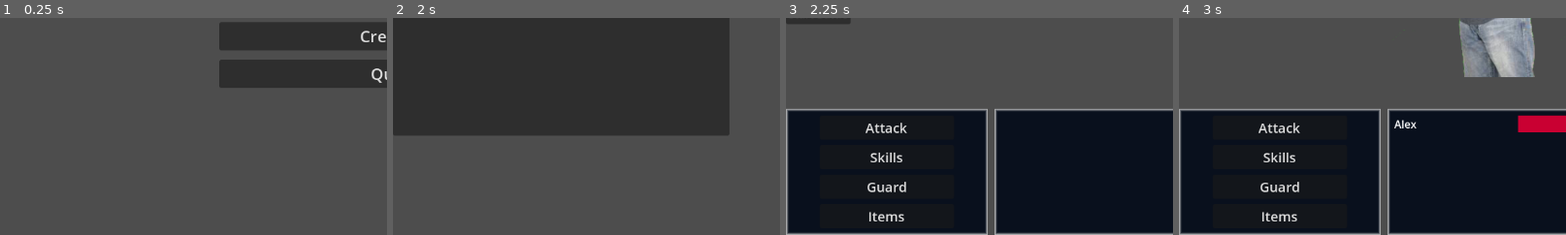
Above: before the commit, frames 1-4 (left to right).
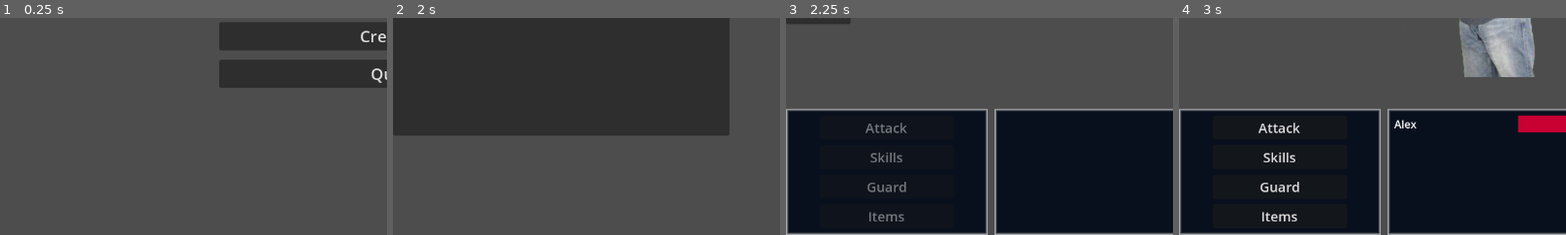
Above: after the commit, the same moments.

Repository: Marv0407/kotstulle-game
Game: Godot game, scene res://scenes/control.tscn
The game is run twice, just before and just after one commit, with the same random seed, the same clock (stepped at 60 frames per second) and the same inputs.
Inputs (mouse positions are % of the whole screen's width and height, from its top left):
- Up to frame 1 (0.25 s): no input
- Up to frame 2 (2 s): click "Start New Game" at 0.5 s; click (12, 7) at 1.27 s; type "Alex" at 1.35 s
- Up to frame 3 (2.25 s): click "Starten" at 2 s
- Up to frame 4 (3 s): click "Start Battle" at 2.75 s
The pictures show only the part of the screen within x 0-50%, y 50-100%; the shares and areas given below are measured in that part.

Frames 1-2 are identical in both runs. In frame 3, 0.9% of the frame differs, in the area x 20-32%, y 48-94%; in frame 4, nothing differs.

Commit message:
Update BattleTest.tscn

Diff:
--- a/scenes/BattleTest.tscn
+++ b/scenes/BattleTest.tscn
@@ -95,24 +95,28 @@
 layout_mode = 2
 size_flags_vertical = 3
 theme_override_font_sizes/font_size = 20
+disabled = true
 text = " Attack "
 
 [node name="SkillsBtn" type="Button" parent="DebugUI/CanvasLayer/PartyMenuContainer/ActionsContainer/ColorRect/VBoxContainer"]
 layout_mode = 2
 size_flags_vertical = 3
 theme_override_font_sizes/font_size = 20
+disabled = true
 text = "Skills"
 
 [node name="GuardBtn" type="Button" parent="DebugUI/CanvasLayer/PartyMenuContainer/ActionsContainer/ColorRect/VBoxContainer"]
 layout_mode = 2
 size_flags_vertical = 3
 theme_override_font_sizes/font_size = 20
+disabled = true
 text = "Guard"
 
 [node name="ItemBtn" type="Button" parent="DebugUI/CanvasLayer/PartyMenuContainer/ActionsContainer/ColorRect/VBoxContainer"]
 layout_mode = 2
 size_flags_vertical = 3
 theme_override_font_sizes/font_size = 20
+disabled = true
 text = "Items"
 
 [node name="ColorRect" type="PanelContainer" parent="DebugUI/CanvasLayer/PartyMenuContainer"]
